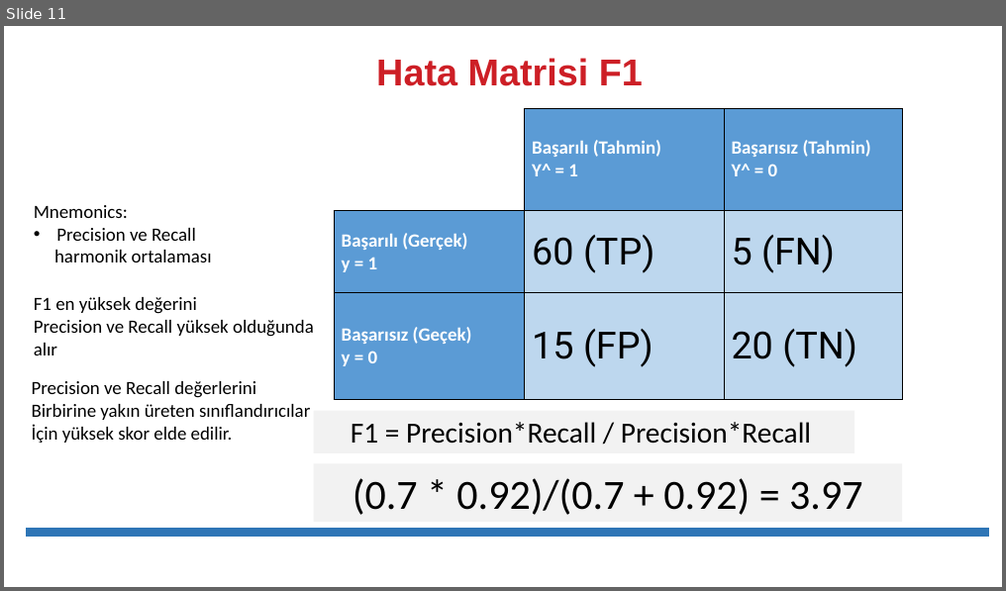
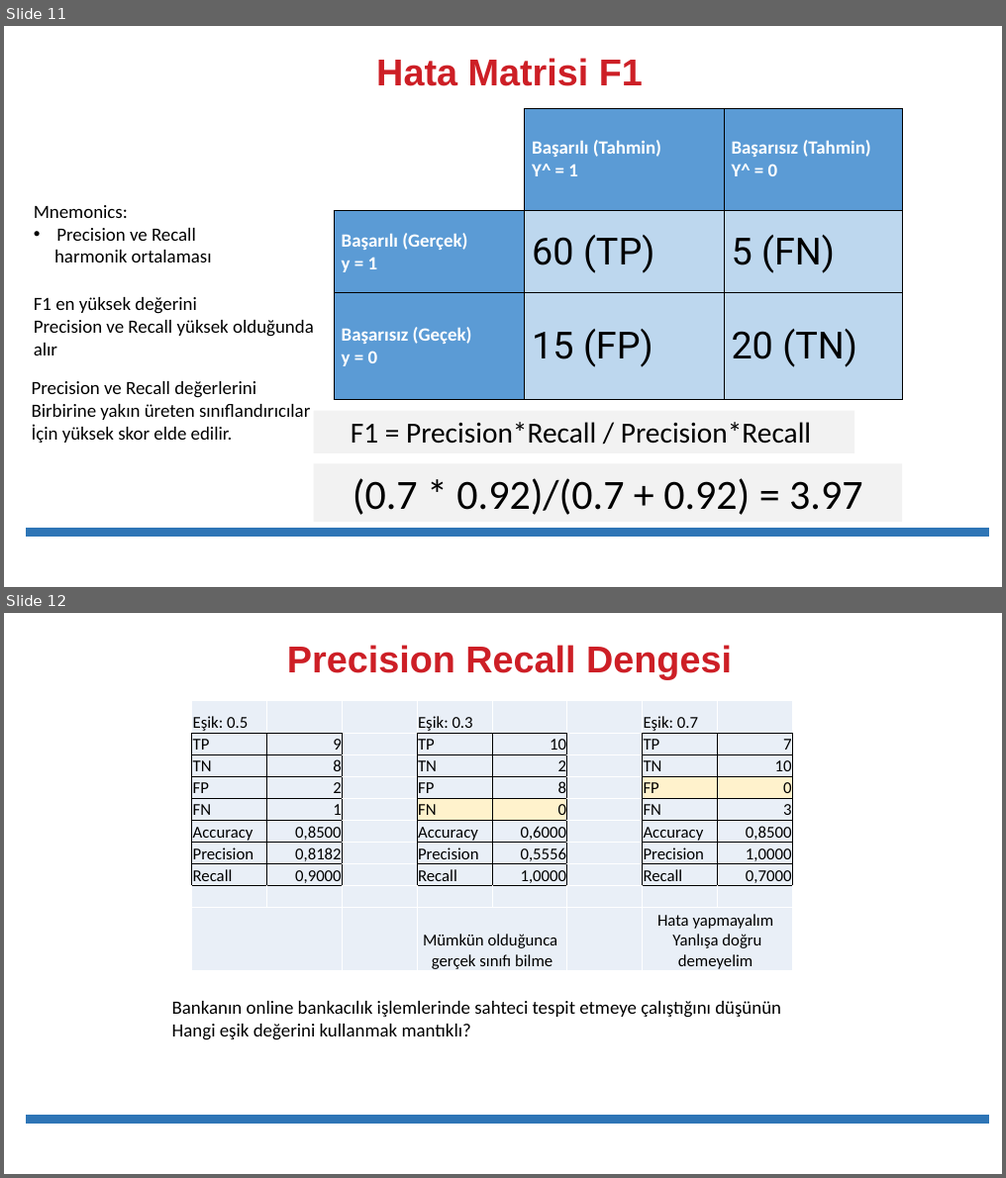
Before and after one commit to veribilimiokulu/bogazici-compec-python-ml, a slide deck: sunumlar/06_Hata_Matrisi_Yorumlama+.pptx. Shown one above the other, each under a label of ours: slide 11 before the commit, slides 11 and 12 after it. The pictures are 1006x591 and 1006x1178 pixels, drawn with LibreOffice and Linux fonts; fonts in the diff are those of the drawing. Boxes give left, top, right and bottom in pixels: in the first picture for what was removed or moved away, otherwise in the second. Text is boxed around its words. In the diff, an @@ line names an element or a change of style, - is before the commit and + after.

```diff
--- a/sunumlar/06_Hata_Matrisi_Yorumlama+.pptx
+++ b/sunumlar/06_Hata_Matrisi_Yorumlama+.pptx
@@ slide 12 added at (x1=4, y1=613, x2=1002, y2=1174), background #FFFFFF @@
@@ text added at (x1=287, y1=645, x2=732, y2=679), 36 pt, text #CD1F26, bold @@
+  Precision Recall Dengesi
@@ table added at (x1=192, y1=700, x2=791, y2=973), 10 rows, 8 columns @@
+Eşik: 0.5 |  |  | Eşik: 0.3 |  |  | Eşik: 0.7 | 
+TP | 9 |  | TP | 10 |  | TP | 7
+TN | 8 |  | TN | 2 |  | TN | 10
+FP | 2 |  | FP | 8 |  | FP | 0
+FN | 1 |  | FN | 0 |  | FN | 3
+Accuracy | 0,8500 |  | Accuracy | 0,6000 |  | Accuracy | 0,8500
+Precision | 0,8182 |  | Precision | 0,5556 |  | Precision | 1,0000
+Recall | 0,9000 |  | Recall | 1,0000 |  | Recall | 0,7000
+ |  |  |  |  |  |  | 
+ |  |  | Mümkün olduğunca gerçek sınıfı bilme |  |  | Hata yapmayalım Yanlışa doğru demeyelim | 
@@ text added at (x1=172, y1=1001, x2=781, y2=1041), 18 pt, text #000000 @@
+Bankanın online bankacılık işlemlerinde sahteci tespit etmeye çalıştığını düşünün
+Hangi eşik değerini kullanmak mantıklı?
@@ line added from (27, 1120) to (990, 1120), #2E75B6 8 pt @@
```
Also in this commit, not shown: 2 slides changed, 11 other files.
